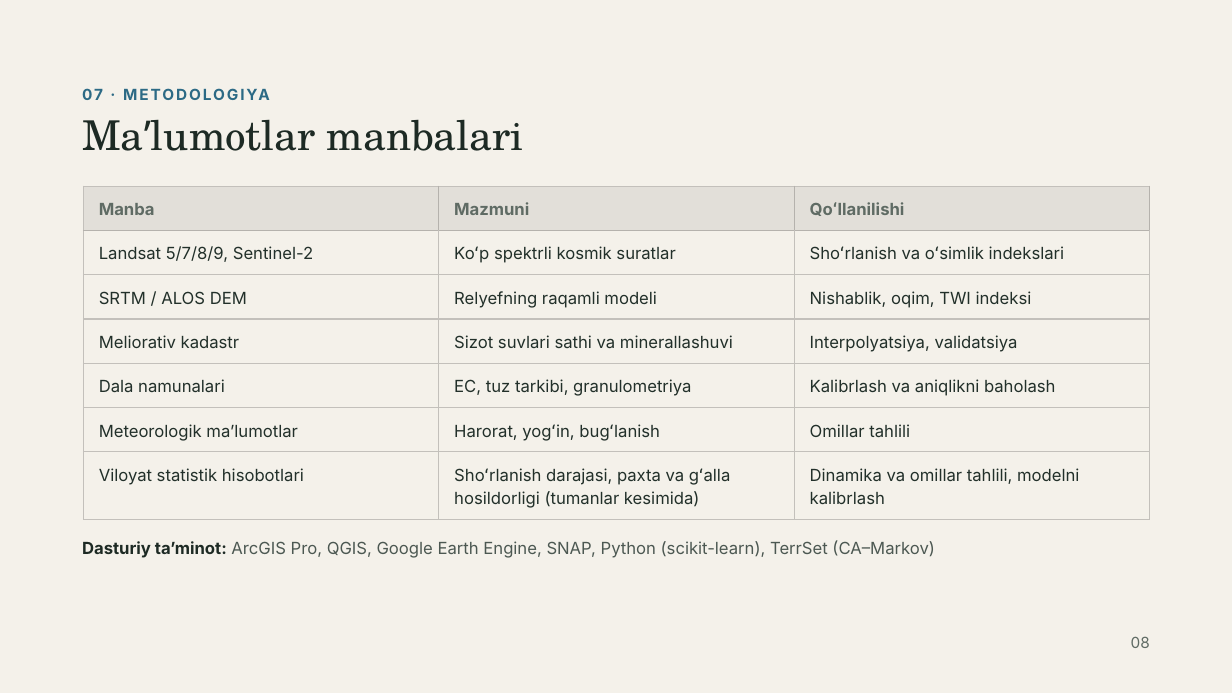
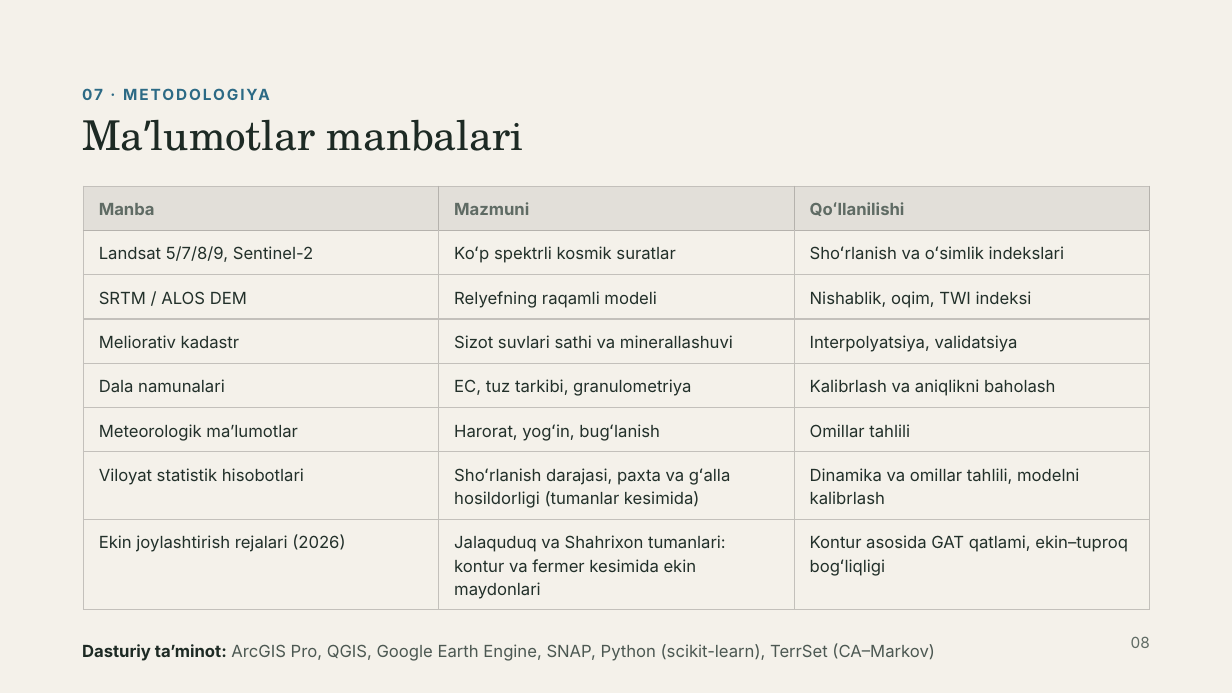
Before and after one commit to Rasuljon007/mirzohid-loyiha, a slide deck: slide 8 of Garbiy_Farg_ona_tuproqlari_GAT_asosida_bashoratlash.pptx. Drawn at 1232x693 pixels with LibreOffice and Linux fonts; fonts in the diff are those of the drawing. Boxes give left, top, right and bottom in pixels: in the first picture for what was removed or moved away, otherwise in the second. Text is boxed around its words. In the diff, an @@ line names an element or a change of style, - is before the commit and + after.

```diff
--- a/Garbiy_Farg_ona_tuproqlari_GAT_asosida_bashoratlash.pptx
+++ b/Garbiy_Farg_ona_tuproqlari_GAT_asosida_bashoratlash.pptx
@@ table at (83,186,1151,603) @@
+row 8: Ekin joylashtirish rejalari (2026) | Jalaquduq va Shahrixon tumanlari: kontur va fermer kesimida ekin maydonlari | Kontur asosida GAT qatlami, ekin–tuproq bogʻliqligi
@@ text "Dasturiy taʼminot: ArcGIS Pro, QGIS, ...": place and size @@
-text "Dasturiy taʼminot: ArcGIS Pro, QGIS, ..." at (82,540,934,558)
+text "Dasturiy taʼminot: ArcGIS Pro, QGIS, ..." at (82,643,934,661)
```
Also in this commit, not shown: 7 other slides changed, 1 slide added.
